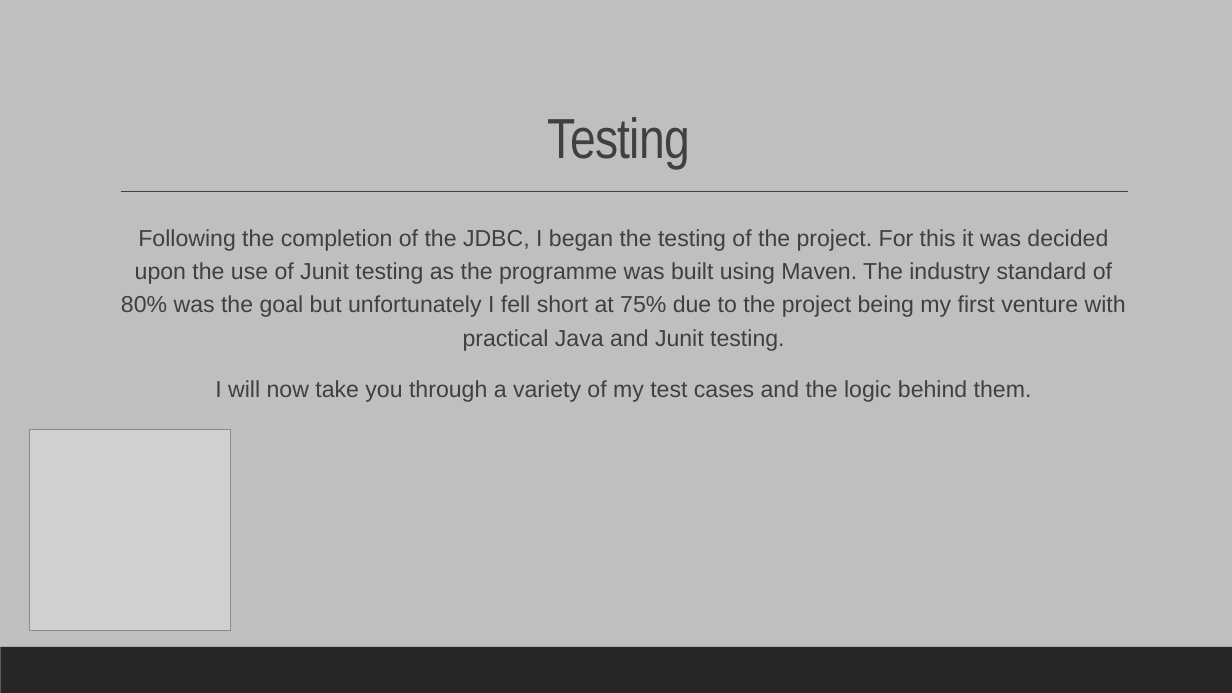
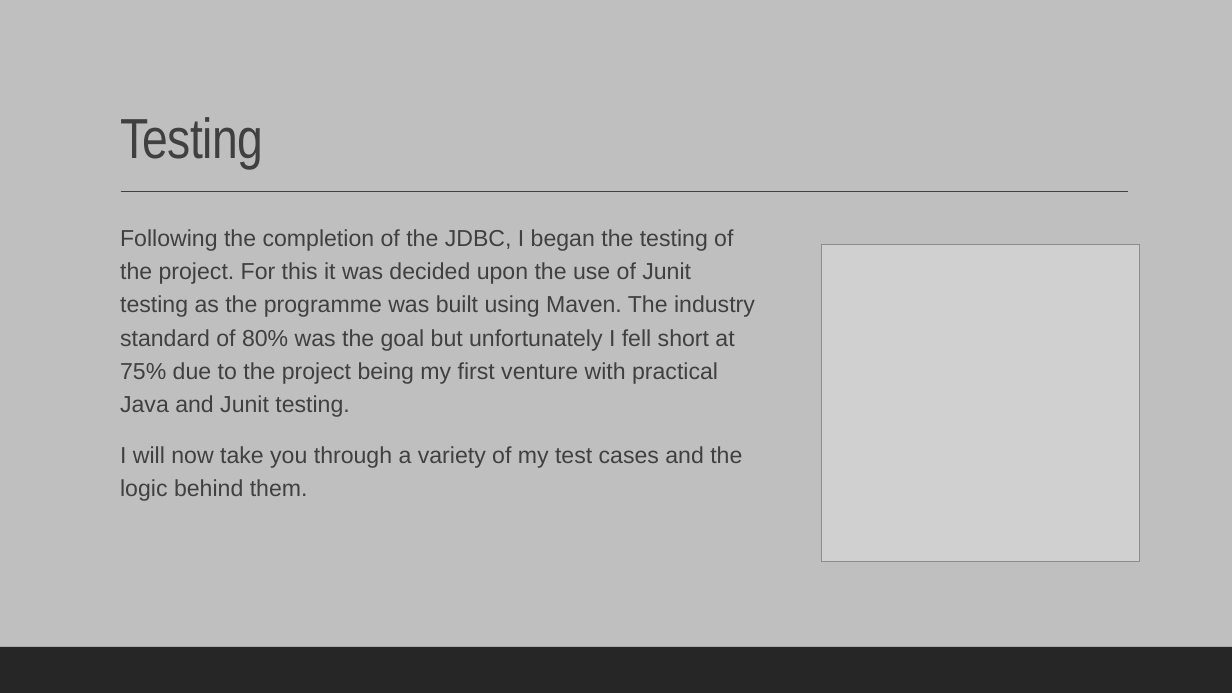
Before and after one commit to Arthurraffs/arthur-ims-project, a slide deck: slide 12 of ArthurIMS-presentation.pptx (slide 11 before the commit). Drawn at 1232x693 pixels with LibreOffice and Linux fonts; fonts in the diff are those of the drawing; grey boxes stand for pictures. Boxes give left, top, right and bottom in pixels: in the first picture for what was removed or moved away, otherwise in the second. Text is boxed around its words. In the diff, an @@ line names an element or a change of style, - is before the commit and + after.

```diff
--- a/ArthurIMS-presentation.pptx
+++ b/ArthurIMS-presentation.pptx
@@ rectangle added at bbox=[0, 0, 1232, 693], fill #BFBFBF @@
@@ title "Testing" at bbox=[120, 117, 263, 169]: alignment centre to left @@
@@ text "Following the completion of the ..." at bbox=[120, 229, 755, 501]: alignment centre to left @@
@@ picture: place and size @@
-picture at bbox=[30, 430, 231, 631]
+picture at bbox=[822, 244, 1140, 562]
@@ rectangle removed at bbox=[0, 647, 1232, 693] @@
@@ rectangle added at bbox=[0, 647, 1232, 693], fill #262626 @@
```
Also in this commit, not shown: 3 other slides changed, 1 slide added, 1 other file.
